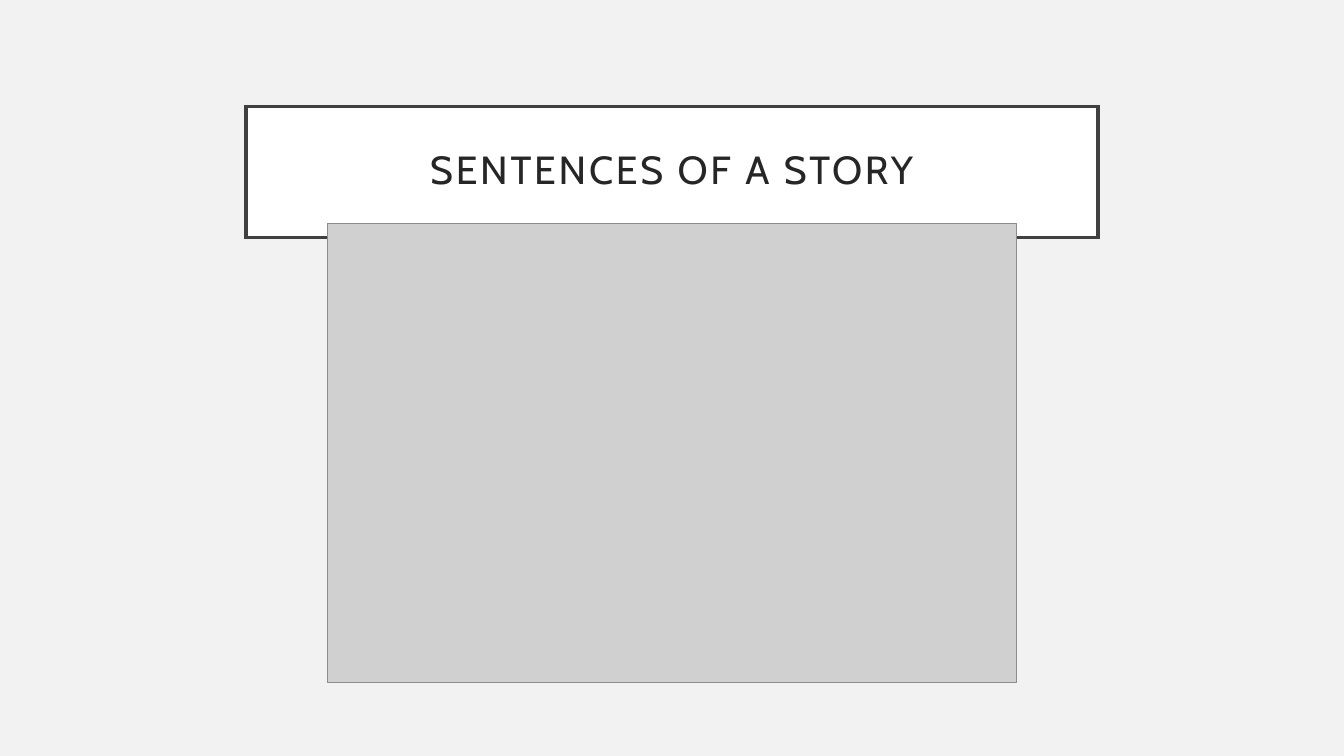
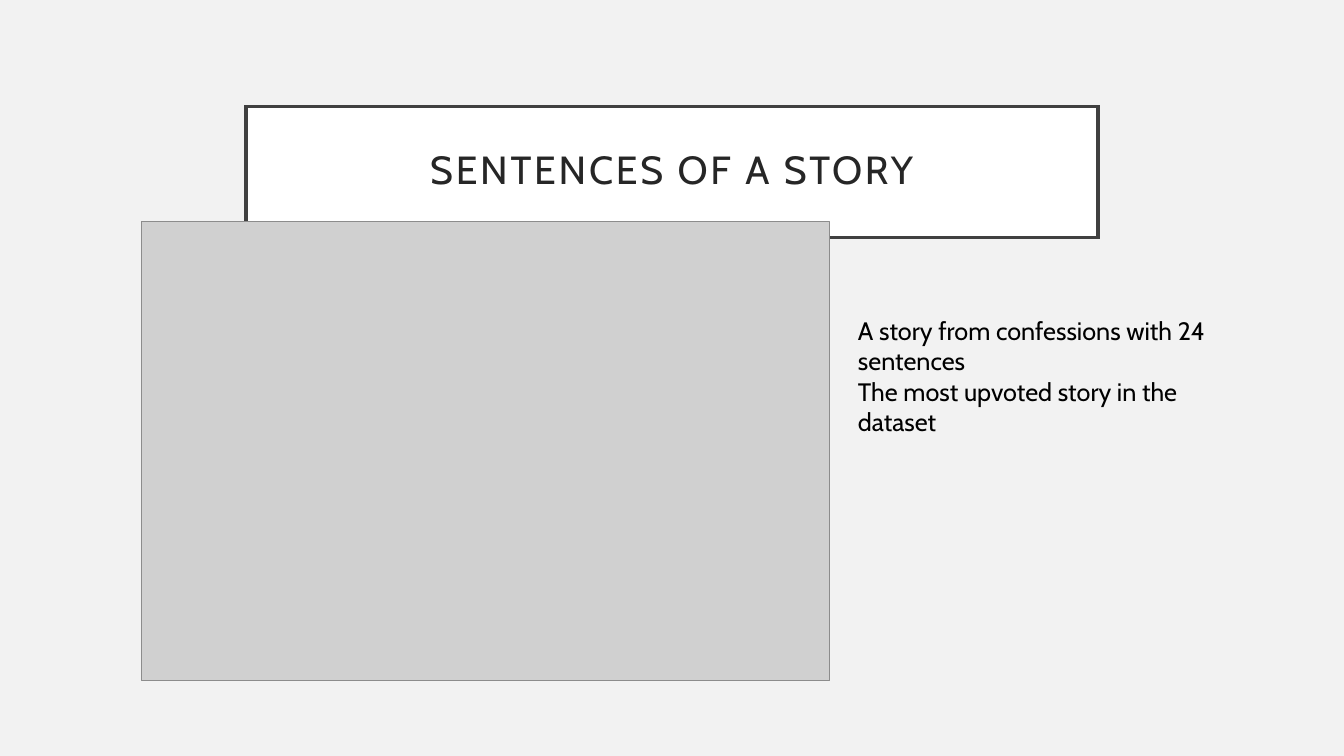
Before and after one commit to Anthonyive/Research-Mapping-Uncanny-Valley, a slide deck: slide 9 of Presentations/11-16-2020/Creepiness Metric and LSTM.pptx (slide 10 before the commit). Drawn at 1344x756 pixels with LibreOffice and Linux fonts; fonts in the diff are those of the drawing; grey boxes stand for pictures. Boxes give left, top, right and bottom in pixels: in the first picture for what was removed or moved away, otherwise in the second. Text is boxed around its words. In the diff, an @@ line names an element or a change of style, - is before the commit and + after.

```diff
--- a/Presentations/11-16-2020/Creepiness Metric and LSTM.pptx
+++ b/Presentations/11-16-2020/Creepiness Metric and LSTM.pptx
@@ picture: place and size @@
-picture at bbox=[328, 224, 1016, 683]
+picture at bbox=[141, 222, 830, 681]
@@ text added at bbox=[858, 321, 1205, 432], 18 pt, text #000000 @@
+A story from confessions with 24 sentences
+The most upvoted story in the dataset
```
Also in this commit, not shown: 3 other slides changed, 2 slides added, 1 slide removed, 1 other file.
